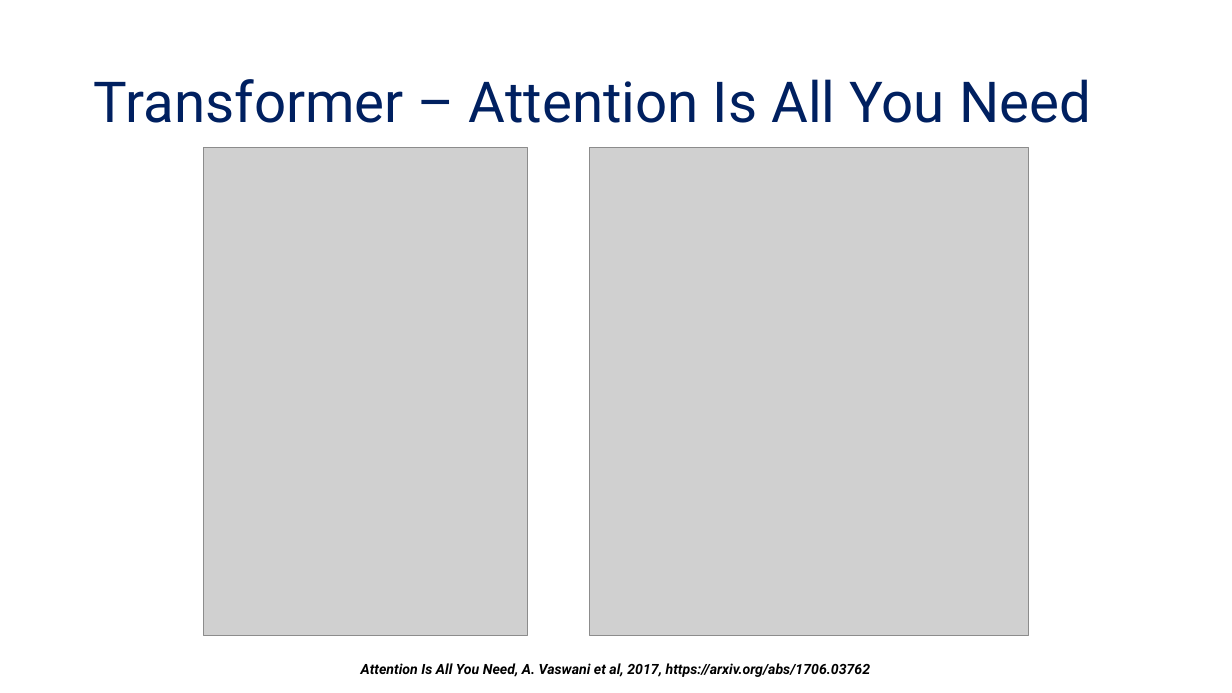
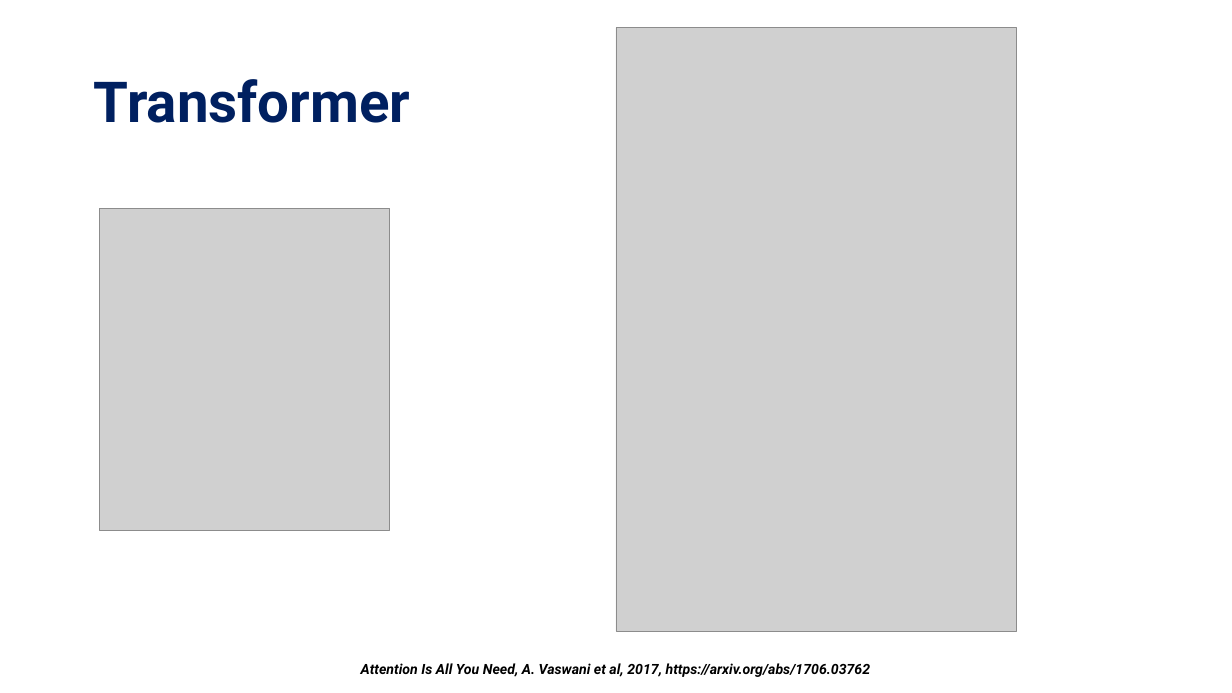
Before and after one commit to tanquangduong/transformer-pt, a slide deck: slide 2 of presentation/Introduction to Transformer.pptx (slide 4 before the commit). Drawn at 1232x693 pixels with LibreOffice and Linux fonts; fonts in the diff are those of the drawing; grey boxes stand for pictures. Boxes give left, top, right and bottom in pixels: in the first picture for what was removed or moved away, otherwise in the second. Text is boxed around its words. In the diff, an @@ line names an element or a change of style, - is before the commit and + after.

Commit message:
update ppt

```diff
--- a/presentation/Introduction to Transformer.pptx
+++ b/presentation/Introduction to Transformer.pptx
@@ picture: place and size @@
-picture at <box>203,148,528,636</box>
+picture at <box>616,28,1018,631</box>
@@ title at <box>94,79,411,123</box>: text changed; bold on @@
-Transformer – Attention Is All You Need
+Transformer
@@ picture: place and size @@
-picture at <box>590,148,1030,636</box>
+picture at <box>100,208,390,531</box>
```
Also in this commit, not shown: 5 slides added, 2 slides removed, 2 other files.
